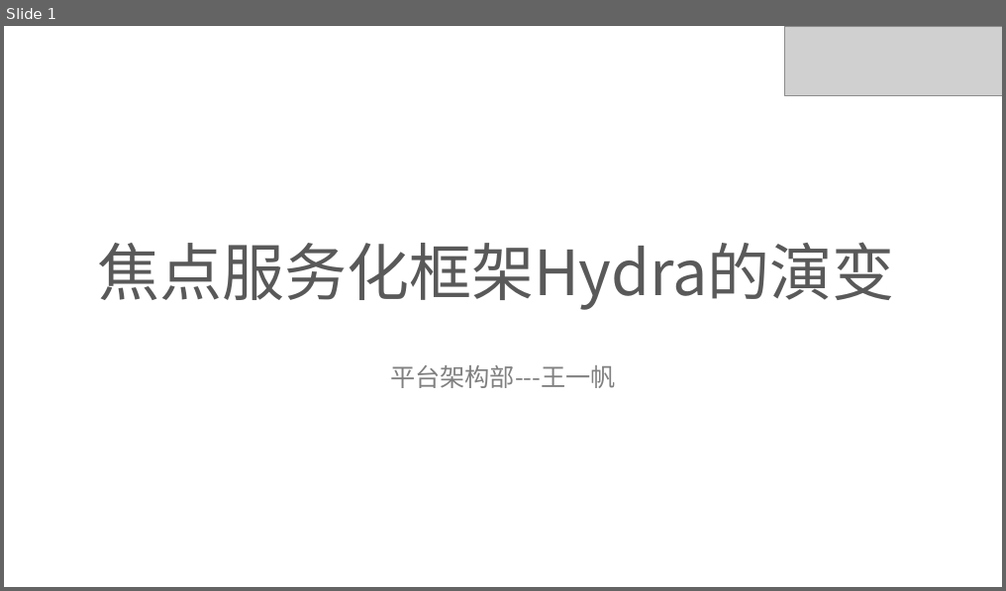
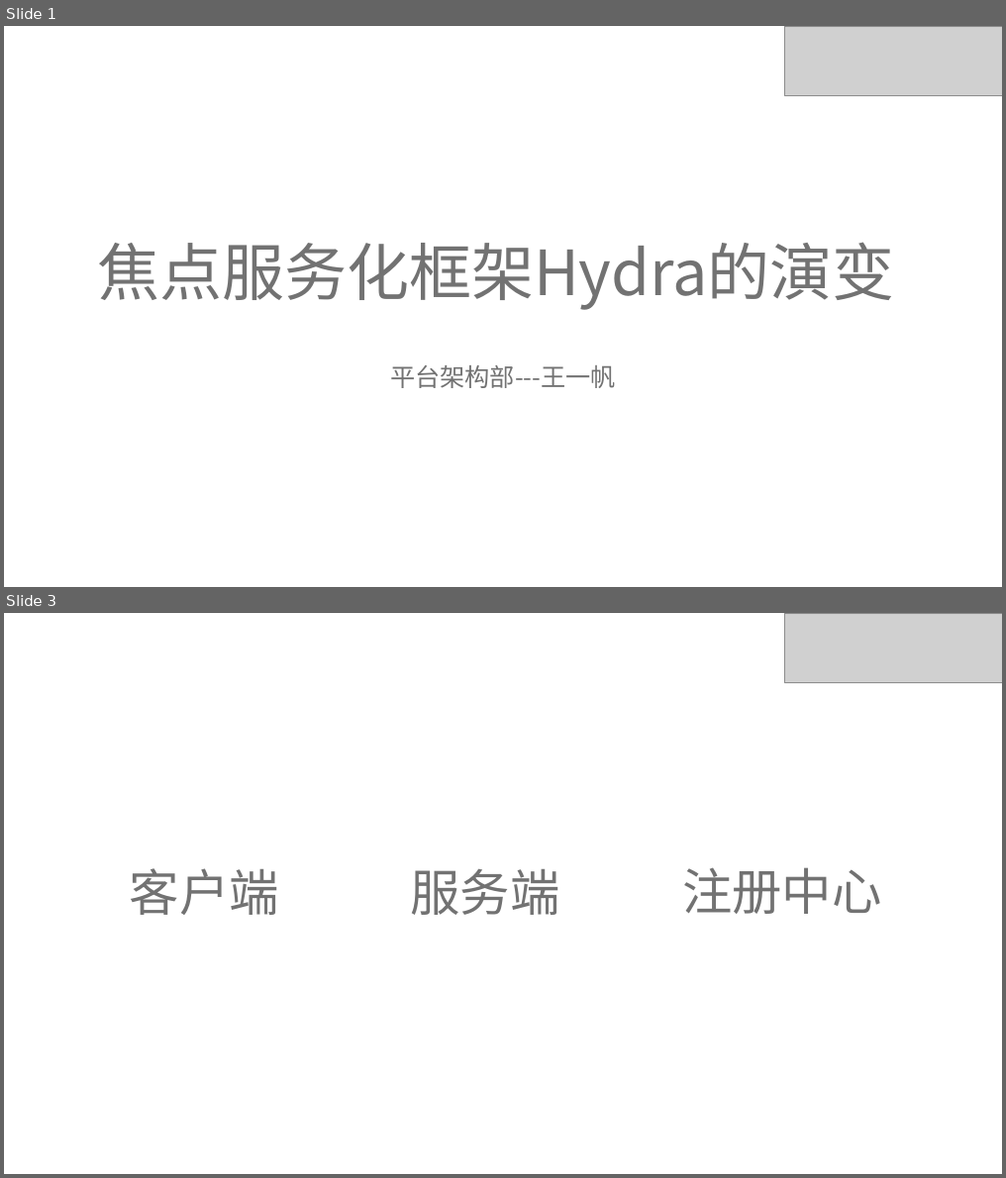
Before and after one commit to ivaneye/ivaneye.github.com, a slide deck: source/ppt/work/焦点服务化框架Hydra的演变-王一帆.pptx. Shown one above the other, each under a label of ours: slide 1 before the commit, slides 1 and 3 after it; the slides between them are not shown. The pictures are 1006x591 and 1006x1178 pixels, drawn with LibreOffice and Linux fonts; fonts in the diff are those of the drawing; grey boxes stand for pictures. Boxes give left, top, right and bottom in pixels: in the first picture for what was removed or moved away, otherwise in the second. Text is boxed around its words. In the diff, an @@ line names an element or a change of style, - is before the commit and + after.

```diff
--- a/source/ppt/work/焦点服务化框架Hydra的演变-王一帆.pptx
+++ b/source/ppt/work/焦点服务化框架Hydra的演变-王一帆.pptx
@@ slide 3 added at bbox=[4, 613, 1002, 1174], background #FFFFFF @@
@@ picture added at bbox=[785, 613, 1002, 682] @@
@@ text added at bbox=[130, 868, 279, 915], 48 pt, text #727272 @@
+客户端
@@ text added at bbox=[410, 869, 559, 915], 48 pt, text #727272 @@
+服务端
@@ text added at bbox=[682, 867, 882, 914], 48 pt, text #727272 @@
+注册中心
@@ slide 1 changed as well @@
@@ title "焦点服务化框架Hydra的演变" at bbox=[97, 242, 895, 310]: text colour #595959 to #727272 @@
```
Also in this commit, not shown: 11 other slides changed, 3 other slides added, 2 slides removed, 1 other file.
